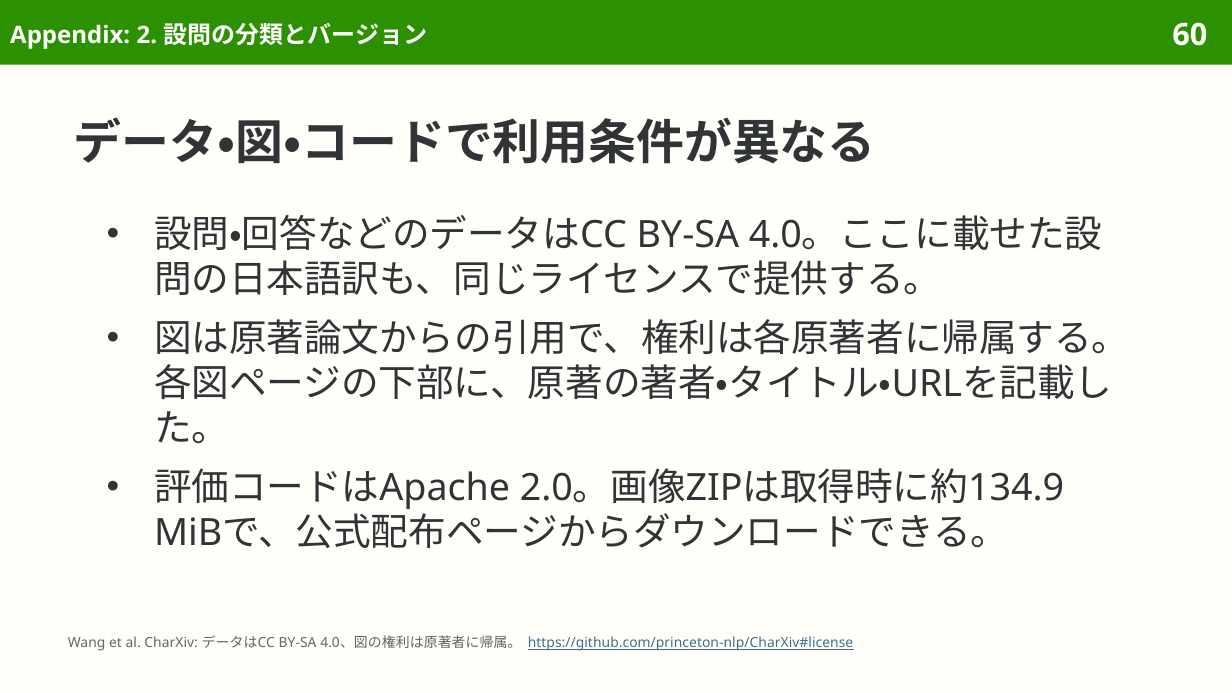
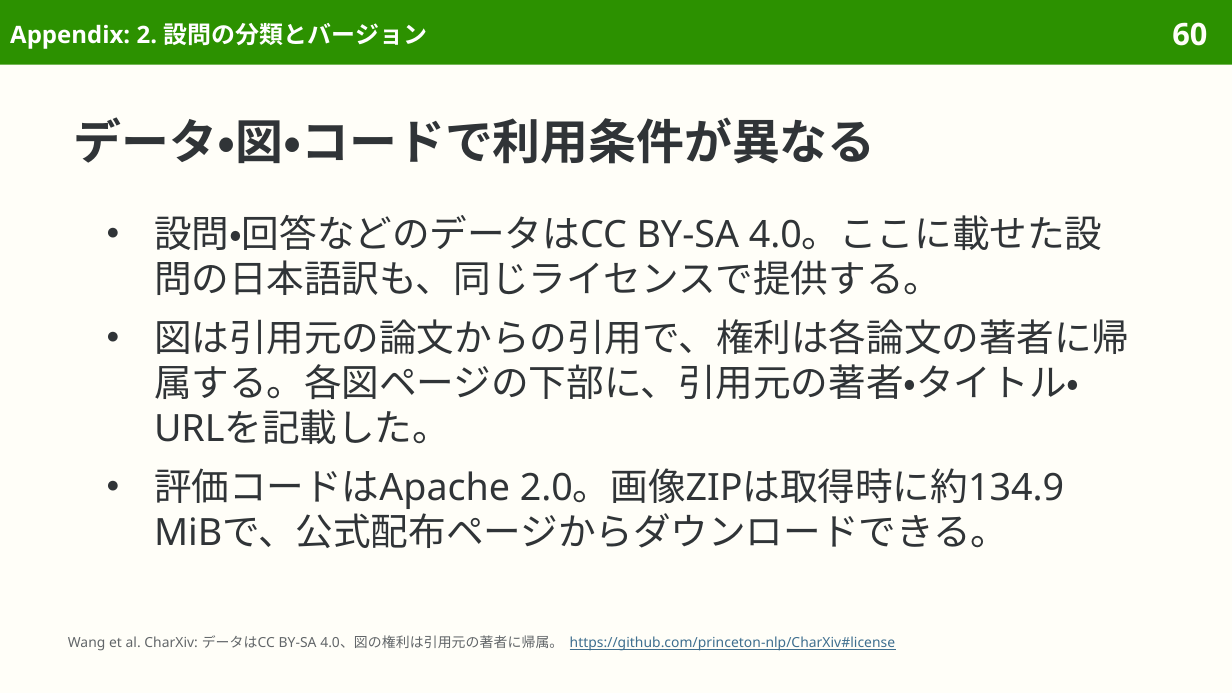
Before and after one commit to sasakiy84/datasets-in-10-minutes, a slide deck: slide 60 of slides/datasets-in-10-minutes-charxiv.pptx. Drawn at 1232x693 pixels with LibreOffice and Linux fonts; fonts in the diff are those of the drawing. Boxes give left, top, right and bottom in pixels: in the first picture for what was removed or moved away, otherwise in the second. Text is boxed around its words. In the diff, an @@ line names an element or a change of style, - is before the commit and + after.

Commit message:
slides(charxiv): refine Japanese wording and pair translations

```diff
--- a/slides/datasets-in-10-minutes-charxiv.pptx
+++ b/slides/datasets-in-10-minutes-charxiv.pptx
@@ text at (154, 319, 1130, 444): text changed @@
-● 図は原著論文からの引用で、権利は各原著者に帰属する。各図ページの下部に、原著の著者・タイトル・URLを記載した。
+● 図は引用元の論文からの引用で、権利は各論文の著者に帰属する。各図ページの下部に、引用元の著者・タイトル・URLを記載した。
@@ text at (68, 635, 895, 651): text changed @@
-Wang et al. CharXiv: データはCC BY-SA 4.0、図の権利は原著者に帰属。 https://github.com/princeton-nlp/CharXiv#license
+Wang et al. CharXiv: データはCC BY-SA 4.0、図の権利は引用元の著者に帰属。 https://github.com/princeton-nlp/CharXiv#license
```
Also in this commit, not shown: 1 other slide changed, 4 other files.
